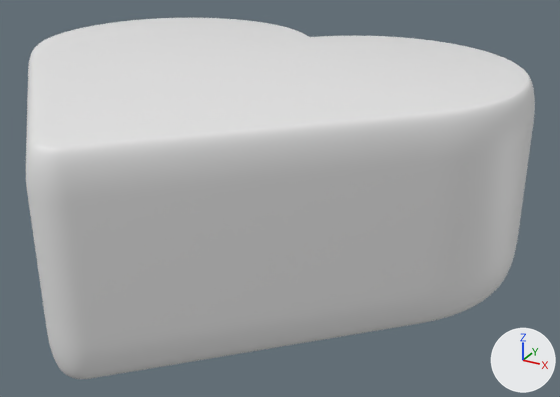
The FBX model Assets/StackItUp/Art/Models/Hearts/1.fbx: old version first, new version second.
Camera for both pictures: a camera (50 mm lens) standing at (1.44, -2.35, 8.28) and looking at (0.19, -0.09, 7.15). The axes (+X, +Y, +Z) are drawn at lower right. The lights are the same throughout. Where no turn or scale is listed for an object, it has been applied to the vertices. Vertices at the same position are counted once.

Names of what the first picture shows: 'Heart.006'.
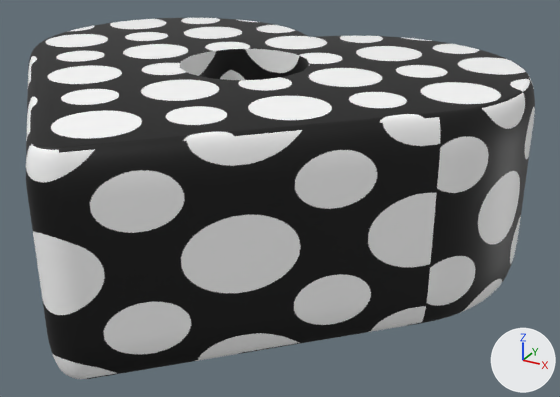
What the commit changed:
Picture 'dot-pattern.png' (img_dot_pattern_png) is new.
Material 'Material' (mat_material) is new.
Its texture is img_dot_pattern_png.
me_cylinder_019 is used by ob_heart_006; location (0.0, 0.0, 7.243).
me_cylinder_019 had 2028 vertices, 1952 faces and spanned x -0.99..0.99, y -1.04..0.73, z -0.36..0.36.
me_cylinder_019 now has 2076 vertices, 1986 faces and spans x -0.99..0.99, y -1.04..0.73, z -0.36..0.36.
Part 1, on me_cylinder_019:
2 faces are deleted.
16 vertices are added at x -0.23..0.23, y -0.23..0.23, z -0.23.
16 new vertices lie (0.0, 0.0, 0.59) away from vertices in x -0.23..0.23, y -0.23..0.23, z -0.23.
16 new vertices lie (0.0, 0.0, -0.13) away from vertices in x -0.23..0.23, y -0.23..0.23, z -0.23.
36 new faces join them.
me_cylinder_019 part 2: 1950 faces spanning x -0.99..0.99, y -1.04..0.73, z -0.36..0.36 switch from no material to mat_material (picture img_dot_pattern_png).

Pixel boxes (x1, y1, x2, y2) of what changed, in the pictures (560 x 397 px):
part 1 of me_cylinder_019, built on: (35, 18, 527, 147) in both
part 2 of me_cylinder_019, recoloured: (26, 28, 535, 379) in both
